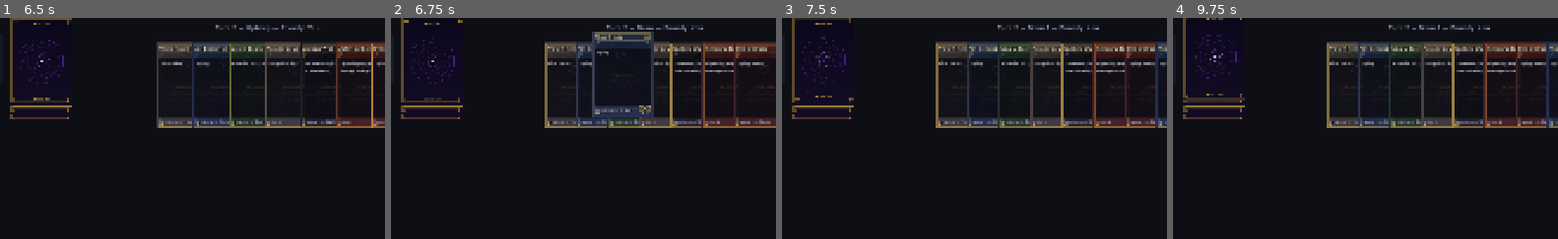
Above: before the commit, frames 1-4 (left to right).
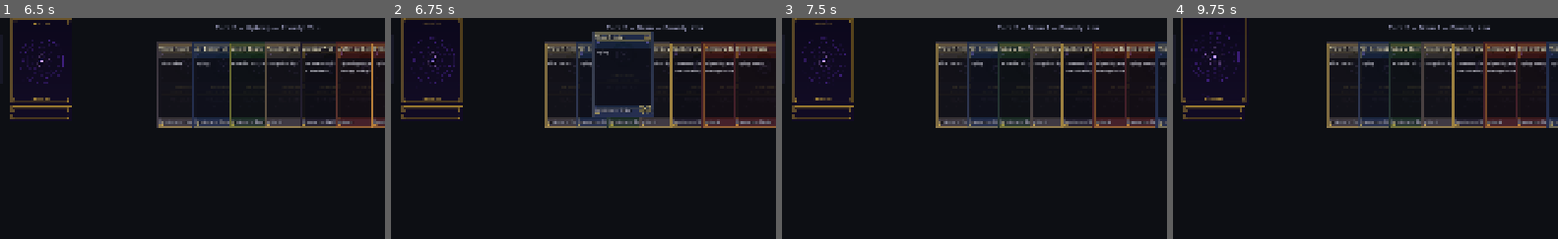
Above: after the commit, the same moments.

Repository: VoeJozzo/Magiclike
Game: Godot game, scene res://scenes/game/game_board.tscn
The game is run twice, just before and just after one commit, with the same random seed, the same clock (stepped at 60 frames per second) and the same inputs.
Inputs (mouse positions are % of the whole screen's width and height, from its top left):
- Up to frame 1 (6.5 s): click "Move to combat" at 0.5 s; click "Skip attack" at 1.25 s; click "Continue" at 2 s; click "Continue" at 2.75 s; click "End turn" at 3.5 s; click "Pass priority" at 4.25 s; click "Pass priority" at 5 s; click "Pass priority" at 5.75 s
- Up to frame 2 (6.75 s): tap Enter at 6.5 s; drag from (21, 13) to (60, 28) at 6.52 s
- Up to frame 3 (7.5 s): tap Space at 7.25 s; drag from (21, 13) to (45, 70) at 7.27 s
- Up to frame 4 (9.75 s): click "Move to combat" at 8 s; click "Skip attack" at 8.75 s; tap Enter at 9.5, 9.6 s; move the mouse to (21, 12) at 9.52 s; click (21, 12) at 9.67 s
The pictures show only the part of the screen within x 15-65%, y 0-50%; the shares and areas given below are measured in that part.

Frame 1 is identical in both runs. In frame 2, 0.7% of the frame differs, in the area x 3-19%, y 0-39%; in frame 3, 0.8%; in frame 4, 1.7%, in the area x 2-20%, y 0-39%.

Commit message:
Re-enable hover scale (1.1x), keep rotation off
card-framework's hover animation tweens three things: position lift,
scale, and rotation. Our override at scenes/card.gd dropped all but the
position lift back in Phase 1 because of two real bugs. Joe asked
whether the bugs are worth a targeted fix vs the wholesale disable —
yes for scale, no for rotation.

Scale: the addon captures `original_scale = scale` at each hover-start.
Rapid mouse in/out can start a new hover while the previous tween is
mid-flight, capturing a partway-to-1.10 value as the new "original" —
the next hover then targets baseline * 1.10 = 1.21, then 1.33, ballooning.
Fixed by snapping scale to Vector2.ONE before each hover-tween starts.
The addon's compounding pattern doesn't apply if the baseline is a fixed
constant rather than re-captured from the live property.

Rotation stays off. The addon tweens to `hover_rotation` (default 0°),
which is fine for fanned hand cards but specifically breaks our
battlefield rotation — we set rotation to 90° to show tap state, and
the addon's hover flattens that to 0° while hovered, then snaps back
on un-hover. Flicker behaviour persists regardless of any compounding
fix because the addon's target value is wrong for our use case.

Also sets pivot_offset = card_size / 2.0 so the scale grows from the
card's center, not its top-left corner.

Header comment updated to reflect the new behaviour and the fix
rationale.

Phase 1 smoke still passes (no engine touchpoints).

Co-Authored-By: Claude Opus 4.7 (1M context) <noreply@anthropic.com>

Diff:
--- a/scenes/card.gd
+++ b/scenes/card.gd
@@ -1,10 +1,14 @@
 @tool
 extends Card
 
-# Magiclike Card subclass: text overlays + disables card-framework drag/hover.
+# Magiclike Card subclass: text overlays + selective card-framework drag/hover overrides.
 # - Drag disabled — engine drives all moves; release-drop would bounce played lands back.
-# - Hover scale disabled — compounds (original_scale captured post-anim → ballooning).
-# - Hover rotation disabled — flickers tapped cards back to upright.
+# - Hover scale: kept (1.1x by default). Compounding bug from the addon (which
+#   captured `original_scale = scale` at each hover-start, so rapid mouse in/out
+#   captured a mid-tween value and ballooned the card) is fixed by snapping
+#   scale to Vector2.ONE before starting a new hover.
+# - Hover rotation disabled — addon tweens rotation to 0° on hover, which
+#   flickers our tap-rotated (90°) battlefield cards back to upright.
 # Text populated by apply_card_text() after card_info lands (post-_ready).
 
 const _PADDING := 6
@@ -293,20 +297,26 @@
 		card_container.on_card_pressed(self)
 
 
-# Position-only hover (skip card-framework's scale/rotation bugs).
+# Position + scale hover (rotation skipped — see header comment).
+# Compounding fix: snap to Vector2.ONE before starting a new tween, so a
+# rapid in-out sequence can't capture a mid-flight scale as the baseline.
+# Pivot is set to card center so the scale grows from the middle, not the
+# top-left.
 func _start_hover_animation() -> void:
 	if hover_tween and hover_tween.is_valid():
 		hover_tween.kill()
 		hover_tween = null
+		scale = Vector2.ONE  # discard any in-flight scale value
 
 	original_position = position
-	# Don't capture scale/rotation — they compound on each hover.
 	current_hover_position = position
+	pivot_offset = card_size / 2.0  # scale from center, not corner
 
 	hover_tween = create_tween()
 	hover_tween.set_parallel(true)
 	var target_position := Vector2(position.x, position.y - hover_distance)
 	hover_tween.tween_property(self, "position", target_position, hover_duration)
+	hover_tween.tween_property(self, "scale", Vector2.ONE * hover_scale, hover_duration)
 	hover_tween.tween_method(_update_hover_position, position, target_position, hover_duration)
 
 
@@ -318,4 +328,5 @@
 	hover_tween = create_tween()
 	hover_tween.set_parallel(true)
 	hover_tween.tween_property(self, "position", original_position, hover_duration)
+	hover_tween.tween_property(self, "scale", Vector2.ONE, hover_duration)
 	hover_tween.tween_method(_update_hover_position, position, original_position, hover_duration)
